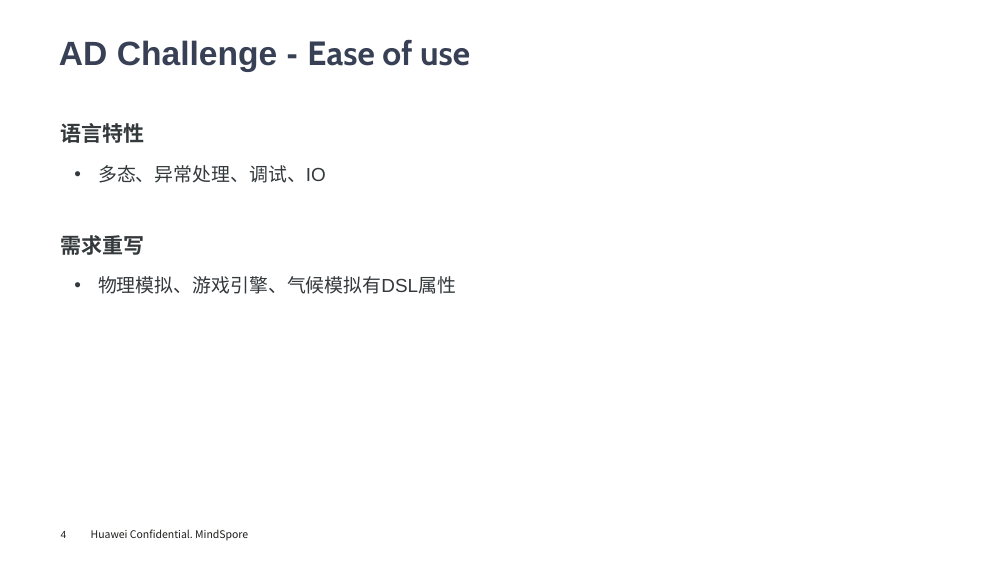
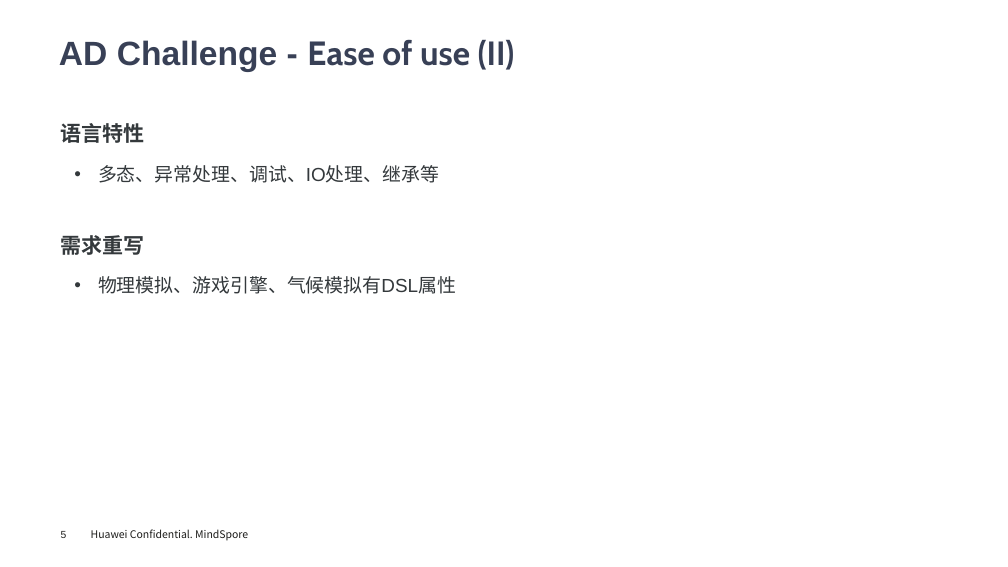
Before and after one commit to chenzomi12/AISystem, a slide deck: slide 5 of Frontend/AutoDiff/07.challenge.pptx (slide 4 before the commit). Drawn at 1008x567 pixels with LibreOffice and Linux fonts; fonts in the diff are those of the drawing; background and template pictures are left out. Boxes give left, top, right and bottom in pixels: in the first picture for what was removed or moved away, otherwise in the second. Text is boxed around its words. In the diff, an @@ line names an element or a change of style, - is before the commit and + after.

```diff
--- a/Frontend/AutoDiff/07.challenge.pptx
+++ b/Frontend/AutoDiff/07.challenge.pptx
@@ title at [59,40,515,72]: text changed; font Arial to Cabin @@
-AD Challenge - Ease of use
+AD Challenge - Ease of use (II)
@@ text at [98,165,439,183]: text changed @@
-• 多态、异常处理、调试、IO
+• 多态、异常处理、调试、IO处理、继承等
@@ page number at [61,531,67,538]: text changed @@
-4
+5
```
Also in this commit, not shown: 2 other slides changed, 1 slide added, 2 other files.
